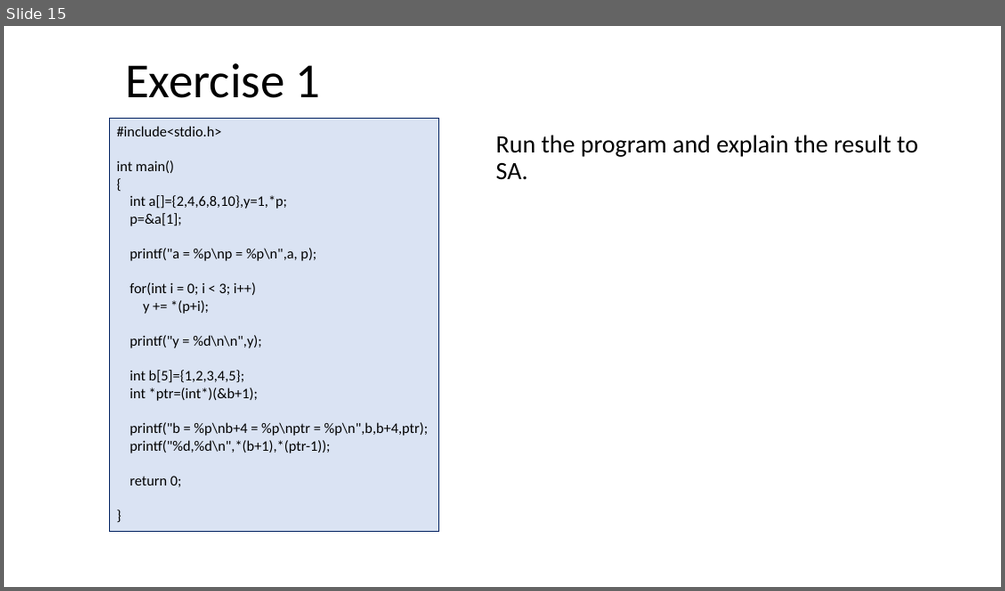
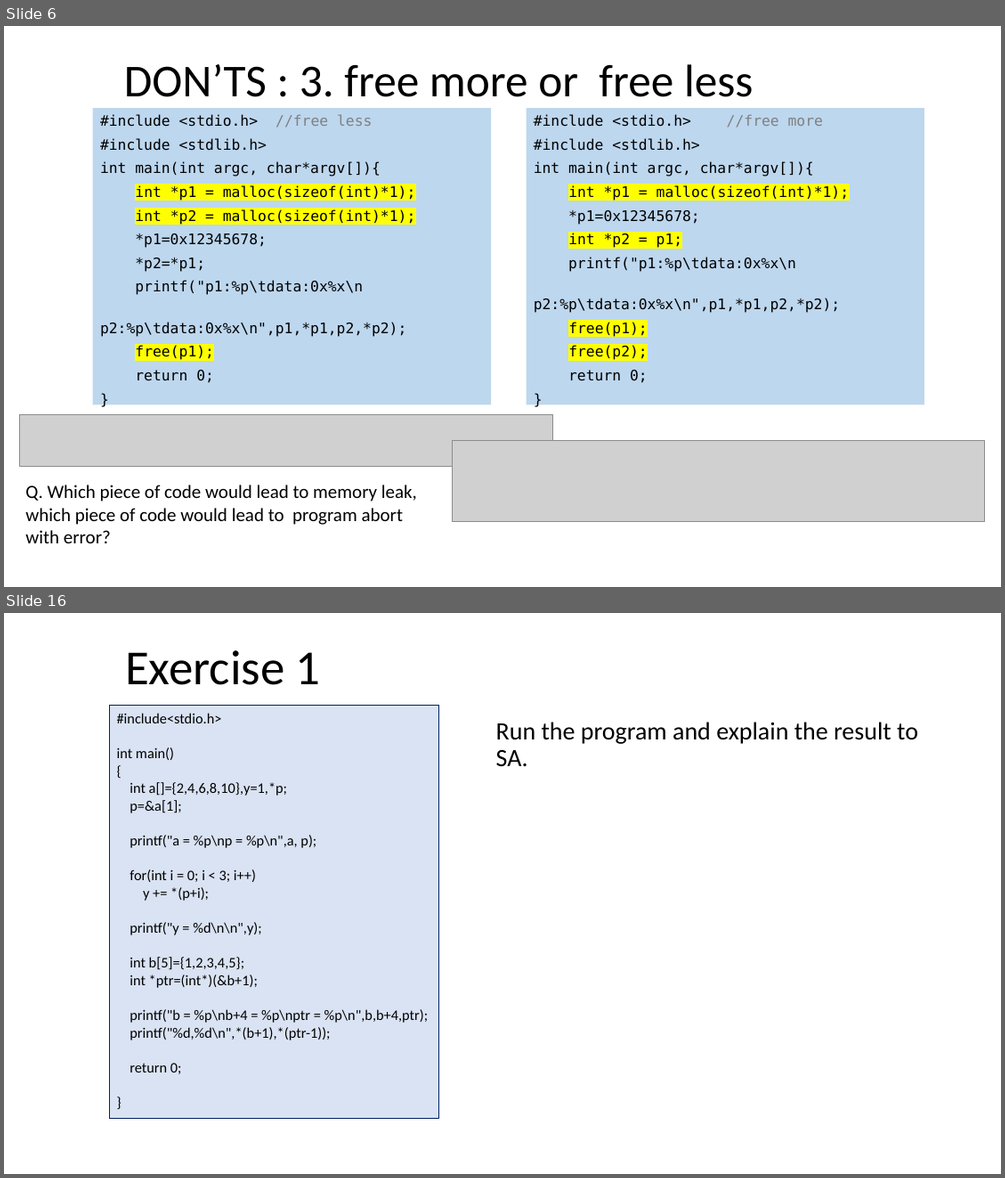
Before and after one commit to ShiqiYu/CPP, a slide deck: week05/Lab05.pptx. Shown one above the other, each under a label of ours: slide 15 before the commit, slides 6 and 16 after it; the slides between them are not shown. The pictures are 1005x591 and 1005x1178 pixels, drawn with LibreOffice and Linux fonts; fonts in the diff are those of the drawing; grey boxes stand for pictures; background and template pictures are left out. Boxes give left, top, right and bottom in pixels: in the first picture for what was removed or moved away, otherwise in the second. Text is boxed around its words. In the diff, an @@ line names an element or a change of style, - is before the commit and + after.

```diff
--- a/week05/Lab05.pptx
+++ b/week05/Lab05.pptx
@@ slide 6 added at bbox=[4, 26, 1001, 587], background #FFFFFF @@
@@ title added at bbox=[124, 64, 752, 97], 44 pt, text #000000 @@
+DON’TS : 3. free more or free less
@@ rectangle added at bbox=[93, 108, 492, 405], fill #BDD7EE, 14 pt, text #000000 @@
+#include <stdio.h> //free less
+#include <stdlib.h>
+int main(int argc, char*argv[]){
+int *p1 = malloc(sizeof(int)*1);
+int *p2 = malloc(sizeof(int)*1);
+*p1=0x12345678;
+*p2=*p1;
+printf("p1:%p\tdata:0x%x\n
+p2:%p\tdata:0x%x\n",p1,*p1,p2,*p2);
+free(p1);
+return 0;
+}
@@ rectangle added at bbox=[526, 108, 924, 405], fill #BDD7EE, 14 pt, text #000000 @@
+#include <stdio.h> //free more
+#include <stdlib.h>
+int main(int argc, char*argv[]){
+int *p1 = malloc(sizeof(int)*1);
+*p1=0x12345678;
+int *p2 = p1;
+printf("p1:%p\tdata:0x%x\n
+p2:%p\tdata:0x%x\n",p1,*p1,p2,*p2);
+free(p1);
+free(p2);
+return 0;
+}
@@ picture added at bbox=[20, 415, 552, 467] @@
@@ picture added at bbox=[452, 440, 984, 522] @@
@@ text added at bbox=[25, 484, 417, 543], 18 pt, text #000000 @@
+Q. Which piece of code would lead to memory leak, which piece of code would lead to program abort with error?
@@ what was slide 15 is now slide 16 @@
```
Also in this commit, not shown: 1 slide changed, 15 other slides added, 14 slides removed, 3 other files.
